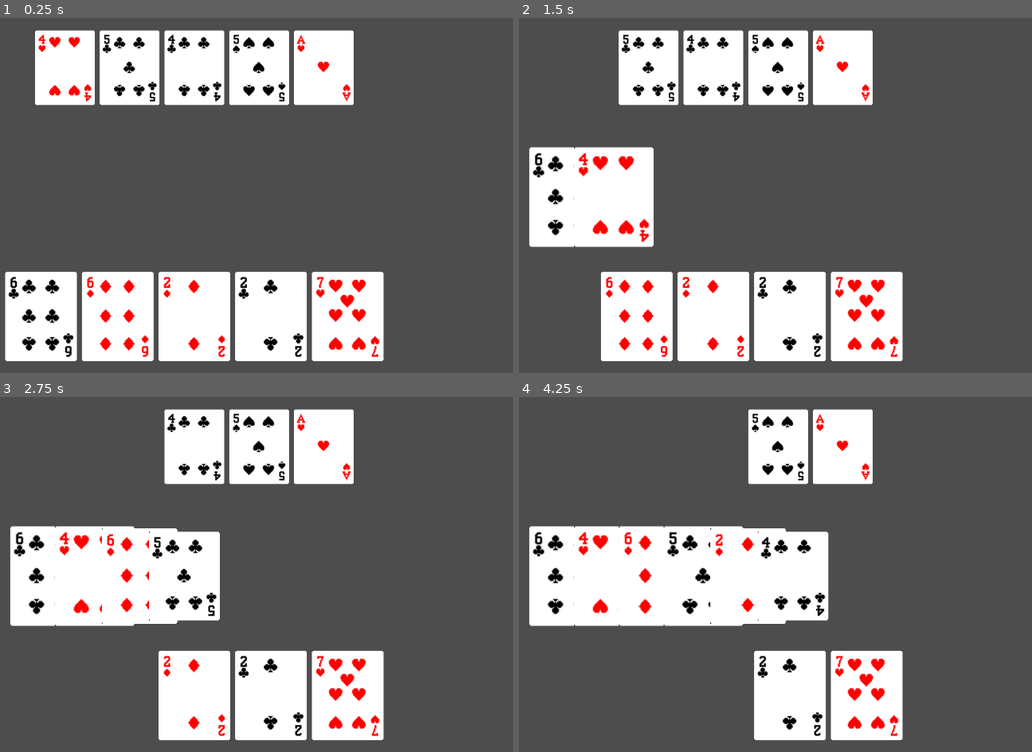
Above: before the commit, frames 1-4 (two rows, left to right).
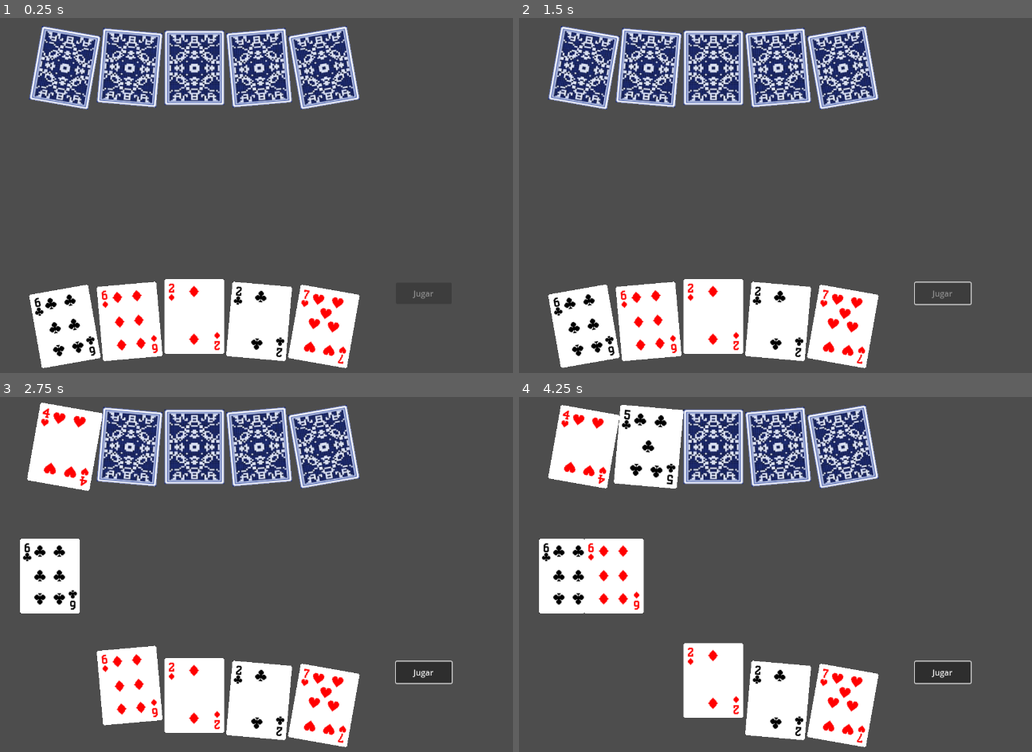
Above: after the commit, the same moments.

Repository: rominaisa1981/cuarenta
Game: Godot game, scene res://scenes/Main.tscn
The game is run twice, just before and just after one commit, with the same random seed, the same clock (stepped at 60 frames per second) and the same inputs.
Inputs (mouse positions are in pixels of both pictures, inside the frame that each line leads up to):
- Up to frame 1 (0.25 s): no input
- Up to frame 2 (1.5 s): tap Enter at 0.5 s; move the mouse to (560, 316) at 0.52 s; click (560, 316) at 0.67 s; click (944, 294) at 1.25 s, where only the run after the commit has a clickable "Jugar"
- Up to frame 3 (2.75 s): move the mouse to (117, 695) at 2.02 s; click (117, 695) at 2.17 s
- Up to frame 4 (4.25 s): click (944, 673) at 2.75 s, where only the run after the commit has a clickable "Jugar"; move the mouse to (713, 695) at 3.52 s; click (713, 695) at 3.67 s

The runs differ from the first frame. In frame 1, 22% of the frame differs, in the area x 0-85%, y 2-99%; in frame 2, 28%; in frame 3, 31%; in frame 4, 33%, in the area x 2-89%, y 2-99%.

Commit message:
cambios
cambios

Diff:
--- a/scenes/Main.tscn
+++ b/scenes/Main.tscn
@@ -7,9 +7,20 @@
 script = ExtResource("1_elqb8")
 card_scene = ExtResource("2_rvslj")
 
+[node name="Jugar Carta" type="Button" parent="."]
+offset_left = 1045.0
+offset_top = 532.0
+offset_right = 1157.0
+offset_bottom = 575.0
+text = "Jugar"
+
 [node name="Card" parent="." instance=ExtResource("2_rvslj")]
 
 [node name="Mesa" type="Node2D" parent="."]
 position = Vector2(350, 360)
 
 [node name="ManoCPU" type="Node2D" parent="."]
+
+[node name="ManoJugador" type="Node2D" parent="."]
+
+[connection signal="pressed" from="Jugar Carta" to="." method="_on_button_pressed"]
--- a/scripts/Card.gd
+++ b/scripts/Card.gd
@@ -3,11 +3,17 @@
 var numero = 0
 var palo = ""
 var ya_jugada = false
+var seleccionada = false
+signal carta_seleccionada(carta)
 
 func configurar_carta(nuevo_numero, nuevo_palo):
 	numero = nuevo_numero
 	palo = nuevo_palo
 	actualizar_sprite()
+
+func mostrar_dorso():
+	if $Sprite2D:
+		$Sprite2D.texture = load("res://assets/cartas/back.png")
 
 func actualizar_sprite():
 	#var nombre_numero = "AS" if numero == 1 else str(numero)
@@ -37,9 +43,14 @@
 		print("No se encontró la imagen de la carta: ", ruta)
 
 func _input_event(viewport, event, shape_idx):
-	if event is InputEventScreenTouch and event.pressed:
+	if (event is InputEventMouseButton or event is InputEventScreenTouch) and event.pressed:
 		print("Tocaste la carta: ", numero, " de ", palo)
 		# Aquí podrías llamar a una función para "jugar" esta carta
+		toggle_seleccion()
+
+func toggle_seleccion():
+	emit_signal("carta_seleccionada", self)
+
 
 func jugar_carta():
 	print("Carta jugada: ", numero, palo)
@@ -62,4 +73,5 @@
 
 func _on_area_2d_input_event(viewport: Node, event: InputEvent, shape_idx: int) -> void:
 	if (event is InputEventMouseButton or event is InputEventScreenTouch) and event.pressed and not ya_jugada:
-		jugar_carta()
+		toggle_seleccion()
+		#jugar_carta()
--- a/scripts/Main.gd
+++ b/scripts/Main.gd
@@ -8,11 +8,17 @@
 
 var mesa_cartas = []  # lista para rastrear las cartas en mesa
 var mano_cpu = []
+var mano_jugador = []
+
+var carta_seleccionada = null
 
 func _ready():
 	add_child(deck)
-	repartir_cartas()
+	repartir_cartas_jugador(5)
 	repartir_mano_cpu(5)
+
+func _process(delta):
+	$"Jugar Carta".disabled = carta_seleccionada == null
 
 func repartir_mano_cpu(cantidad: int):
 	var escala = 1.5
@@ -21,8 +27,7 @@
 	var ancho_total = (cantidad * ancho_real) + ((cantidad - 1) * separacion)
 
 	var screen_width = get_viewport_rect().size.x
-	var screen_height = get_viewport_rect().size.y
-
+	#var screen_height = get_viewport_rect().size.y
 
 
 	var inicio_x = (screen_width - ancho_total) / 2.0
@@ -32,16 +37,23 @@
 		var carta_info = deck.mazo.pop_back()
 		var carta = card_scene.instantiate()
 		carta.configurar_carta(carta_info["numero"], carta_info["palo"])
+		carta.mostrar_dorso()
 		carta.scale = Vector2(escala, escala)
 
 		var x = inicio_x + i * (ancho_real + separacion) + ancho_real / 2.0
 		carta.position = Vector2(x, y)
 
-		# 👇 Si quieres simular cartas boca abajo (opcional)
-		# carta.rotation_degrees = 180
+		# 🌀 Inclinación igual que jugador
+		if cantidad > 1:
+			var inclinacion = -10 + (i / float(cantidad - 1)) * 20
+			carta.rotation_degrees = -inclinacion
+		else:
+			carta.rotation_degrees = 0
+
 
 		add_child(carta)  # 👈 Añadimos directamente al nodo principal, NO a ManoCPU
 		mano_cpu.append(carta)
+
 
 
 
@@ -57,44 +69,79 @@
 
 	carta.z_index = mesa_cartas.size()
 
+	#carta.rotation_degrees = 0
+	carta.actualizar_sprite()
 	# Mover la carta con animación
 	var tween = carta.create_tween()
 	tween.tween_property(carta, "position", destino, 0.4).set_trans(Tween.TRANS_SINE).set_ease(Tween.EASE_IN_OUT)
 
+	# Girar la carta para que se vea su cara
+	tween.tween_property(carta, "rotation_degrees", 0, 0.4).set_trans(Tween.TRANS_SINE).set_ease(Tween.EASE_IN_OUT)
+
 	# Redimensionar si deseas
-	tween.tween_property(carta, "scale", Vector2(2, 2), 0.3)
+	#tween.tween_property(carta, "scale", Vector2(2, 2), 0.3)
 
 func turno_cpu():
+
+	await get_tree().create_timer(1.2).timeout
+
 	if mano_cpu.size() == 0:
 		return
 
 	var carta = mano_cpu.pop_front()
+
+	# ✅ Mostrar cara de la carta
+	carta.actualizar_sprite()
+
+	# ✅ Crear tween para efecto de agrandar
+	var tween = carta.create_tween()
+	tween.tween_property(carta, "scale", Vector2(2, 2), 0.3).set_trans(Tween.TRANS_SINE).set_ease(Tween.EASE_OUT)
+	tween.tween_property(carta, "scale", Vector2(1.5, 1.5), 0.3).set_trans(Tween.TRANS_SINE).set_ease(Tween.EASE_IN)
+
+	# ✅ Esperar a que termine la animación
+	await tween.finished
+
+	# ✅ Esperar 2 segundos más antes de lanzarla a la mesa
+	await get_tree().create_timer(1.0).timeout
+
+	# ✅ Enviar la carta a la mesa
 	colocar_en_mesa(carta)
 
-func repartir_cartas():
-	var cantidad_cartas = 5
-	var ancho_real = 80
-	var escala = 1.8
-	var ancho_visible = ancho_real * escala
-	var separacion = 10  # más juntas
-
-	var ancho_total = (cantidad_cartas * ancho_visible) + ((cantidad_cartas - 1) * separacion)
+
+func repartir_cartas_jugador(cantidad: int):
+	var escala = 1.5
+	var ancho_real = 80 * escala
+	var separacion = 10
+	var ancho_total = cantidad * ancho_real + (cantidad - 1) * separacion
+
 	var screen_width = get_viewport_rect().size.x
-	var screen_height = get_viewport_rect().size.y
-
-	var centro_inicial = (screen_width - ancho_total) / 2.0
-
-	for i in range(cantidad_cartas):
+	var inicio_x = (screen_width - ancho_total) / 2.0
+	var base_y = get_viewport_rect().size.y - 120
+
+	for i in range(cantidad):
 		var carta_info = deck.mazo.pop_back()
-		var carta_escena = card_scene.instantiate()
-		carta_escena.configurar_carta(carta_info["numero"], carta_info["palo"])
-		carta_escena.scale = Vector2(escala, escala)
-
-		var x = centro_inicial + i * (ancho_visible + separacion) + ancho_visible / 2.0
-		var y = screen_height - 120
-		carta_escena.position = Vector2(round(x), y)
-
-		add_child(carta_escena)
+		var carta = card_scene.instantiate()
+		carta.connect("carta_seleccionada", Callable(self, "_on_carta_seleccionada"))
+		carta.configurar_carta(carta_info["numero"], carta_info["palo"])
+		carta.scale = Vector2(escala, escala)
+
+		var x = inicio_x + i * (ancho_real + separacion)+ ancho_real / 2.0
+
+		# 🎨 Altura con curva
+		var offset_y = abs((cantidad - 1) / 2.0 - i) * 10
+		carta.position = Vector2(x, base_y + offset_y)
+
+		# 🌀 Inclinación para dar efecto de curva
+		if cantidad > 1:
+			var inclinacion = -10 + (i / float(cantidad - 1)) * 20
+			carta.rotation_degrees = inclinacion
+		else:
+			carta.rotation_degrees = 0  # Si solo hay una carta, no inclinar
+
+		add_child(carta)
+		mano_jugador.append(carta)
+
+
 
 func configurar_carta(nuevo_numero, nuevo_palo):
 	numero = nuevo_numero
@@ -115,6 +162,7 @@
 func _input_event(viewport, event, shape_idx):
 	if (event is InputEventMouseButton or event is InputEventScreenTouch) and event.pressed and not ya_jugada:
 		jugar_carta()
+
 
 
 func jugar_carta():
@@ -130,3 +178,51 @@
 
 	# Opcional: agrandarla un poco al llegar
 	tween.tween_property(self, "scale", Vector2(2, 2), 0.3)
+
+func _on_carta_seleccionada(carta):
+	if carta_seleccionada == carta:
+		# Si es la misma carta → deseleccionar (bajar)
+		var tween = carta.create_tween()
+		tween.tween_property(carta, "position:y", carta.position.y + 30, 0.2).set_trans(Tween.TRANS_SINE).set_ease(Tween.EASE_IN_OUT)
+		carta_seleccionada = null
+		carta.seleccionada = false
+		return
+
+	if carta_seleccionada != null:
+		# Bajar la anterior
+		var tween = carta_seleccionada.create_tween()
+		tween.tween_property(carta_seleccionada, "position:y", carta_seleccionada.position.y + 30, 0.2).set_trans(Tween.TRANS_SINE).set_ease(Tween.EASE_IN_OUT)
+		carta_seleccionada.seleccionada = false
+
+	# Subir la nueva carta
+	var tween = carta.create_tween()
+	tween.tween_property(carta, "position:y", carta.position.y - 30, 0.2).set_trans(Tween.TRANS_SINE).set_ease(Tween.EASE_IN_OUT)
+	carta.seleccionada = true
+
+	carta_seleccionada = carta
+
+
+func _on_button_pressed() -> void:
+	if carta_seleccionada == null:
+		print("No hay carta seleccionada.")
+		return
+
+	# ✅ Animar la carta seleccionada hacia la mesa
+	var carta = carta_seleccionada
+
+	# Ya no está seleccionada
+	carta.seleccionada = false
+	carta_seleccionada = null
+
+	# Bajar la carta visualmente (si está levantada)
+	var tween_bajar = carta.create_tween()
+	tween_bajar.tween_property(carta, "position:y", carta.position.y + 30, 0.2).set_trans(Tween.TRANS_SINE).set_ease(Tween.EASE_IN_OUT)
+
+	# Esperar que baje
+	await tween_bajar.finished
+
+	# Colocar en la mesa
+	await colocar_en_mesa(carta)
+
+	# 🚨 Después de que la carta del jugador llega a la mesa → turno CPU
+	turno_cpu()
